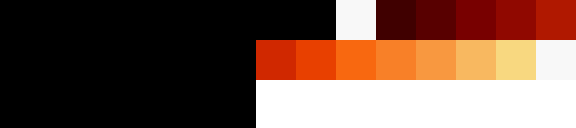
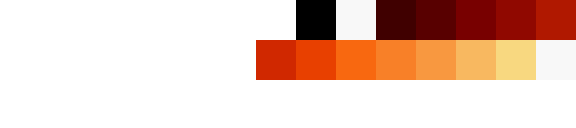
Layered file, before and after one edit (576 x 128). Changes by layer:
renamed "Layer 0" to "Layer 3", moved it above "Layer 2", painted on it over [0, 0, 296, 128]
renamed "Layer 1" to "Layer 2", hid it, painted on it over [0, 0, 296, 128]
